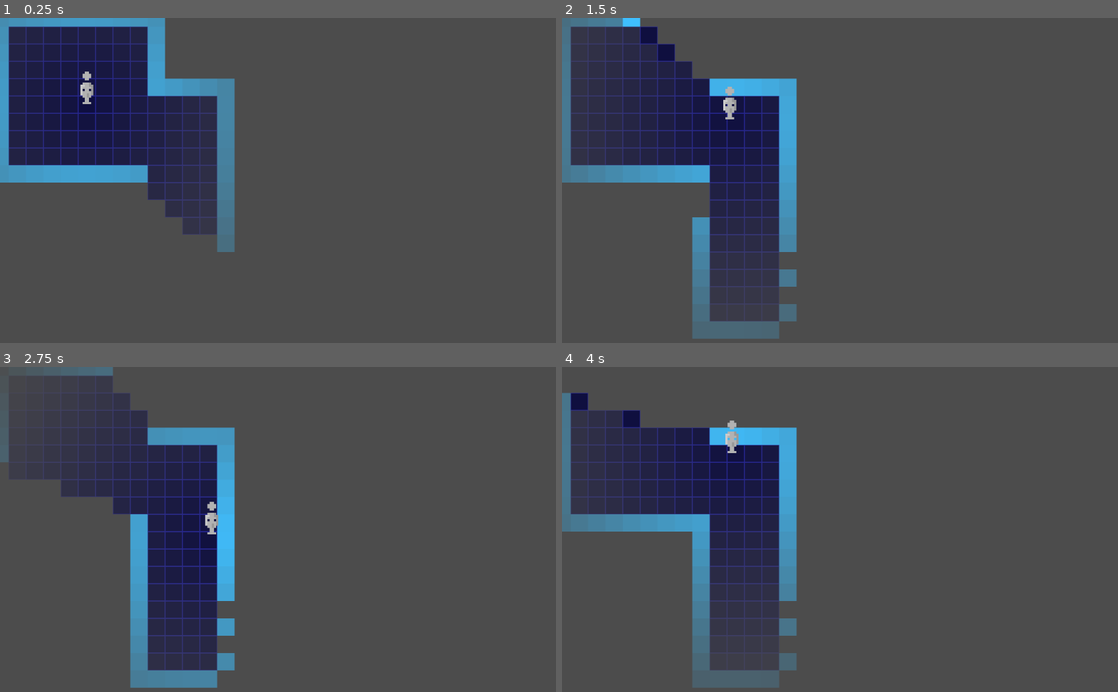
Above: before the commit, frames 1-4 (two rows, left to right).
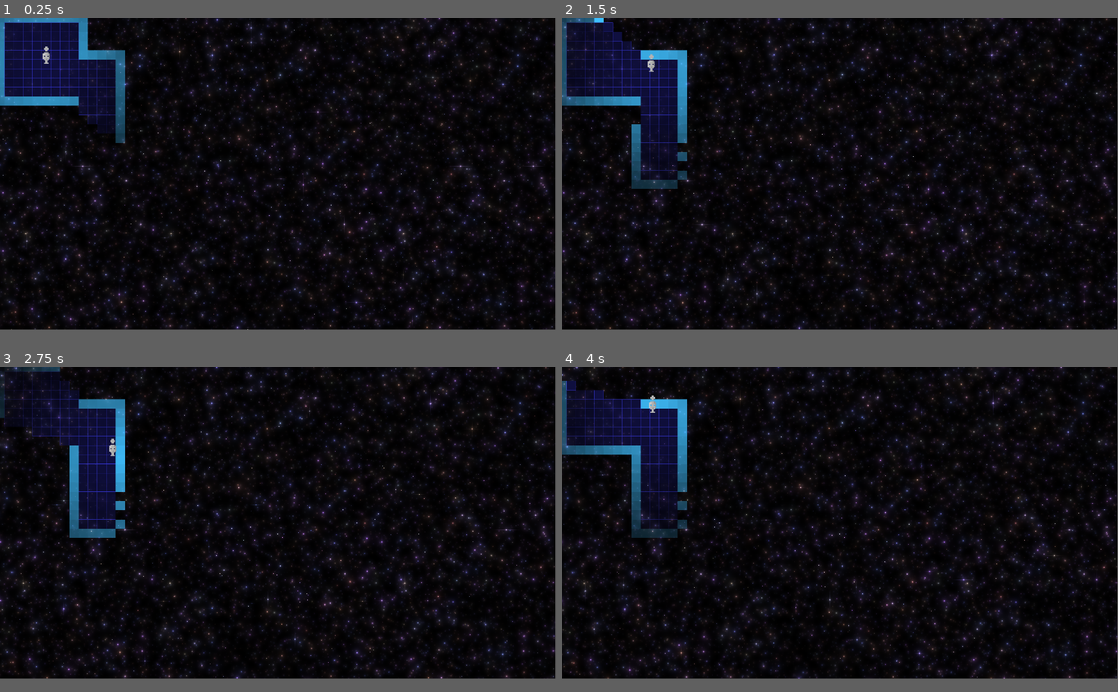
Above: after the commit, the same moments.

Repository: ObsidianBlk/NoSpace
Game: Godot game, scene res://World.tscn
The game is run twice, just before and just after one commit, with the same random seed, the same clock (stepped at 60 frames per second) and the same inputs.
Inputs:
- Up to frame 1 (0.25 s): no input
- Up to frame 2 (1.5 s): hold D (move_right) 0.53-1.28 s; hold S (move_down) from 1.28 s (still down)
- Up to frame 3 (2.75 s): release S (move_down) at 2.03 s; hold D (move_right) from 2.03 s (still down)
- Up to frame 4 (4 s): release D (move_right) at 2.78 s; hold W (move_up) 2.78-3.53 s; hold A (move_left) from 3.53 s (still down)
In our replay, the window is 800x468 before the commit and 799x449 after it. These sizes can differ from the game's own. Grey fills any space a smaller window leaves; there, only what the larger window draws over its background counts as a difference.

The runs differ from the first frame. In frame 1, 93% of the frame differs, in the area x 0-100%, y 0-96%; in frame 2, 95%; in frame 3, 96%, in the area x 0-100%, y 0-99%; in frame 4, 95%.

Commit message:
Added a starfield shader for 'background effect'.

Diff:
--- a/World.tscn
+++ b/World.tscn
@@ -1,11 +1,122 @@
-[gd_scene load_steps=4 format=2]
+[gd_scene load_steps=8 format=2]
 
 [ext_resource path="res://Objects/Player/Player.tscn" type="PackedScene" id=1]
 [ext_resource path="res://Objects/NEM/NEM.tscn" type="PackedScene" id=2]
 [ext_resource path="res://World.gd" type="Script" id=3]
+[ext_resource path="res://Assets/Graphics/white.jpg" type="Texture" id=4]
+
+[sub_resource type="Shader" id=2]
+code = "shader_type canvas_item;
+/* ----------------------------------------------------------------------------
+* Starfield shader based on code presented by...
+* https://geeks3d.com/newz/item?id=61
+* ---------------------------------------------------------------------------*/
+
+uniform int num_layers = 6;
+uniform float starfield_scale = 4.0;
+uniform float star_scale : hint_range(0.0, 1.0) = 0.4;
+uniform float star_color_saturation : hint_range(0.0, 1.0) = 1.0;
+uniform float flare_range : hint_range(0.0, 1.0) = 0.2;
+uniform float flare_intensity : hint_range(0.0, 1.0) = 1.0;
+uniform float anim_scale : hint_range(0.0, 1.0) = 1.0;
+
+mat2 rotation(float a){
+	float s = sin(a);
+	float c = cos(a);
+	return mat2(vec2(c, -s), vec2(s, c));
+}
+
+float star(vec2 uv, float flare){
+	float d = length(uv);
+	float m = (.1 * star_scale)/d;
+
+	if (flare > 0.0){
+		float rays = max(0.0, 1.0 - abs(uv.x * uv.y * 1000.0));
+		m += rays * flare;
+		uv *= rotation(3.14159/4.0);
+		rays = max(0.0, 1.0 - abs(uv.x * uv.y * 1000.0));
+		m += rays * 0.3 * flare;
+	}
+
+	m *= smoothstep(1.0, 0.2, d);
+	return m;
+}
+
+float hash21(vec2 p){
+	p = fract(p * vec2(455.654, 165.234));
+	p += dot(p, p * 534.324);
+	return fract(p.x * p.y);
+}
+
+vec3 starLayer(vec2 uv) {
+	vec3 color = vec3(0.0);
+
+	vec2 gv = fract(uv) - 0.5;
+	vec2 id = floor(uv);
+
+	for (int y = -1; y <= 1; y++){
+		for (int x = -1; x <= 1; x++){
+			vec2 offset = vec2(float(x), float(y));
+
+			float n = hash21(id + offset);
+			float size = fract(n * 345.34);
+			float flare = smoothstep(1.0 - flare_range, 1.0, size) * flare_intensity;
+			float star = star(gv - (offset - (vec2(n, fract(n * 43.0)) - 0.5)), flare);
+			vec3 scol = sin(vec3(0.9, 0.2, 0.5) * fract(n*4352.34) * 123.324) * 0.5 + 0.5;
+			// Color filter... reduce the green and increase the blue for larger stars.
+			scol =  mix(vec3(1.0), scol * vec3(1.0, 0.25, 1.0 + size), star_color_saturation);
+			color += star * size * scol;
+		}
+	}
+	return color;
+}
+
+void fragment(){
+	vec2 resolution = 1.0/SCREEN_PIXEL_SIZE;
+	vec2 uv = (FRAGCOORD.xy - 0.5 * resolution) / resolution.y;
+	uv *= starfield_scale;
+	vec3 color = vec3(0);
+	float t = TIME * 0.1 * anim_scale;
+
+	for (float i = 0.0; i < 1.0; i += 1.0/float(num_layers)){
+		float depth = fract(i + t);
+		float fade = depth * smoothstep(1.0, 0.9, depth);
+		float scale = mix(20.0, 0.5, depth);
+		color += starLayer(uv * scale + (i * 323.34)) * fade;
+	}
+
+	COLOR = vec4(color, 1.0);
+}
+
+
+
+
+"
+
+[sub_resource type="ShaderMaterial" id=3]
+resource_local_to_scene = true
+shader = SubResource( 2 )
+shader_param/num_layers = 4
+shader_param/starfield_scale = 4.0
+shader_param/star_scale = 0.2
+shader_param/star_color_saturation = 0.419
+shader_param/flare_range = 0.2
+shader_param/flare_intensity = 0.233
+shader_param/anim_scale = 0.01
+
+[sub_resource type="Environment" id=1]
+background_mode = 1
+glow_enabled = true
 
 [node name="World" type="Node2D"]
 script = ExtResource( 3 )
+
+[node name="Starfield" type="Sprite" parent="."]
+material = SubResource( 3 )
+position = Vector2( 0, -1 )
+scale = Vector2( 240, 135 )
+texture = ExtResource( 4 )
+centered = false
 
 [node name="Container" type="Node2D" parent="."]
 
@@ -13,3 +124,6 @@
 position = Vector2( 361, 263 )
 
 [node name="NEM" parent="." instance=ExtResource( 2 )]
+
+[node name="WorldEnvironment" type="WorldEnvironment" parent="."]
+environment = SubResource( 1 )
--- a/project.godot
+++ b/project.godot
@@ -35,6 +35,11 @@
 config/name="No Space"
 run/main_scene="res://World.tscn"
 config/icon="res://icon.png"
+
+[display]
+
+window/size/width=1920
+window/size/height=1080
 
 [input]
 
